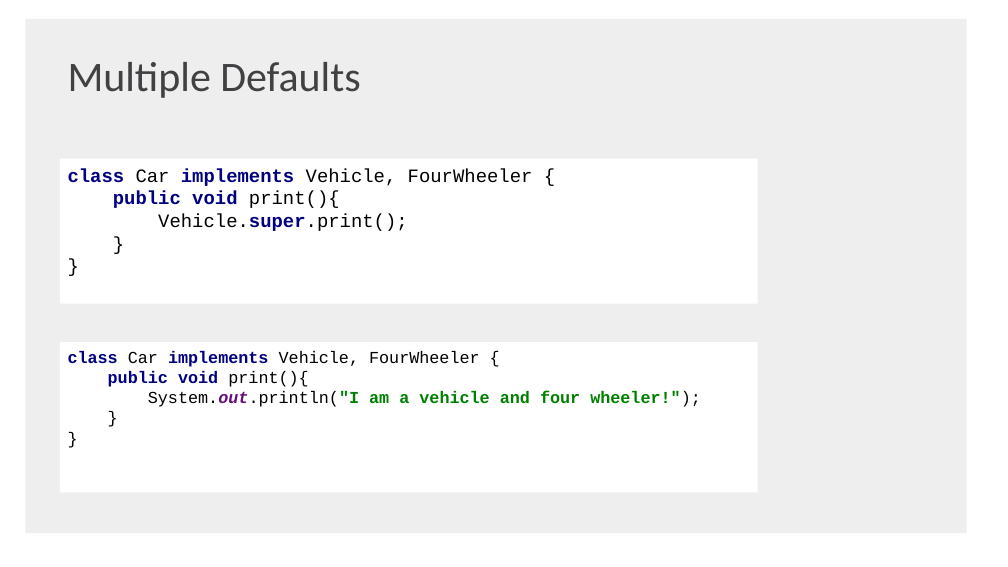
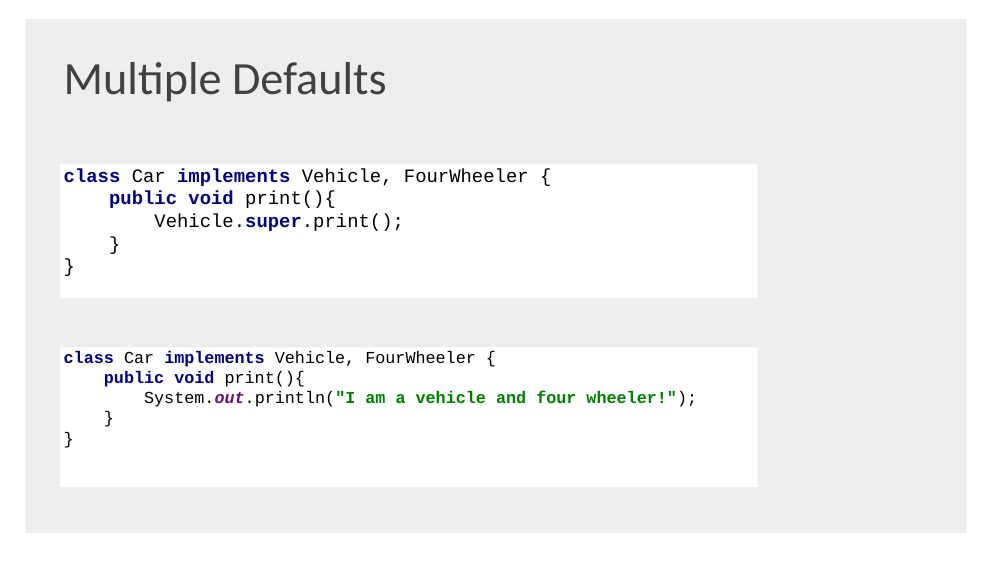
Before and after one commit to shaojie-xu-kp/Java8_lunch_learn, a slide deck: slide 10 of Java 8 & TDP.pptx (slide 15 before the commit). Drawn at 1008x567 pixels with LibreOffice and Linux fonts; fonts in the diff are those of the drawing; background and template pictures are left out. Boxes give left, top, right and bottom in pixels: in the first picture for what was removed or moved away, otherwise in the second. Text is boxed around its words. In the diff, an @@ line names an element or a change of style, - is before the commit and + after.

```diff
--- a/Java 8 & TDP.pptx
+++ b/Java 8 & TDP.pptx
@@ text "Multiple Defaults" at bbox=[64, 62, 387, 102]: size 40 to 44 pt; less space between paragraphs @@
@@ rectangle "class Car implements Vehicle, FourWheeler ...": place and size @@
-rectangle "class Car implements Vehicle, FourWheeler ..." at bbox=[60, 159, 758, 304]
+rectangle "class Car implements Vehicle, FourWheeler ..." at bbox=[60, 165, 758, 299]
@@ rectangle "class Car implements Vehicle, FourWheeler ...": place and size @@
-rectangle "class Car implements Vehicle, FourWheeler ..." at bbox=[60, 343, 758, 493]
+rectangle "class Car implements Vehicle, FourWheeler ..." at bbox=[60, 347, 758, 487]
```
Also in this commit, not shown: 41 other slides changed, 3 slides added, 15 slides removed, 1 other file.
